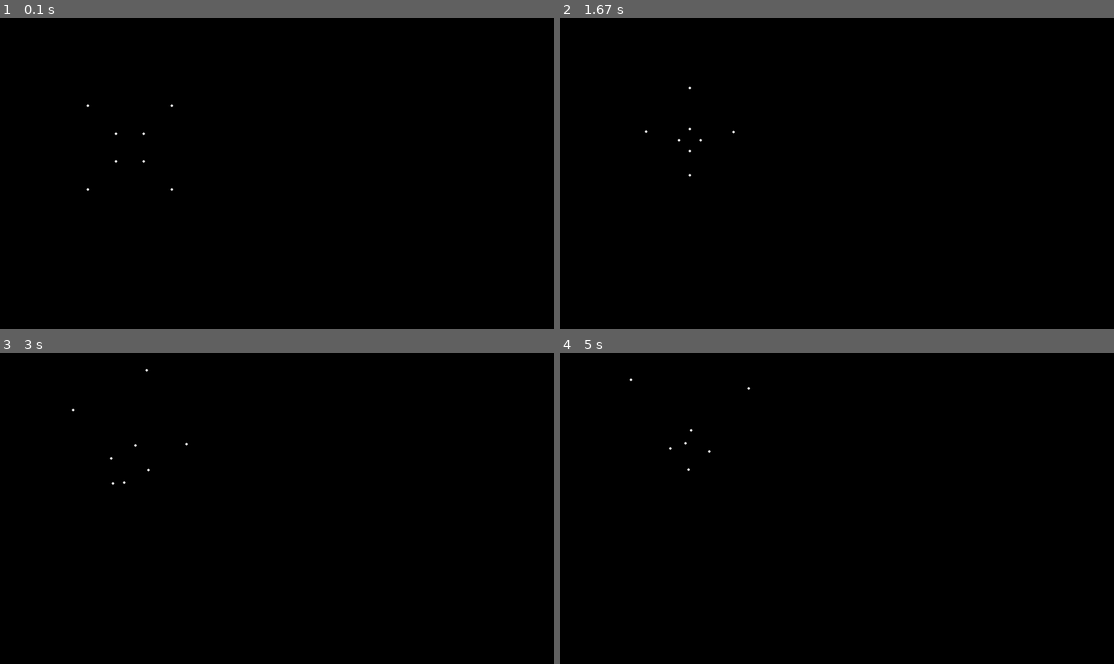
Above: before the commit, frames 1-4 (two rows, left to right).
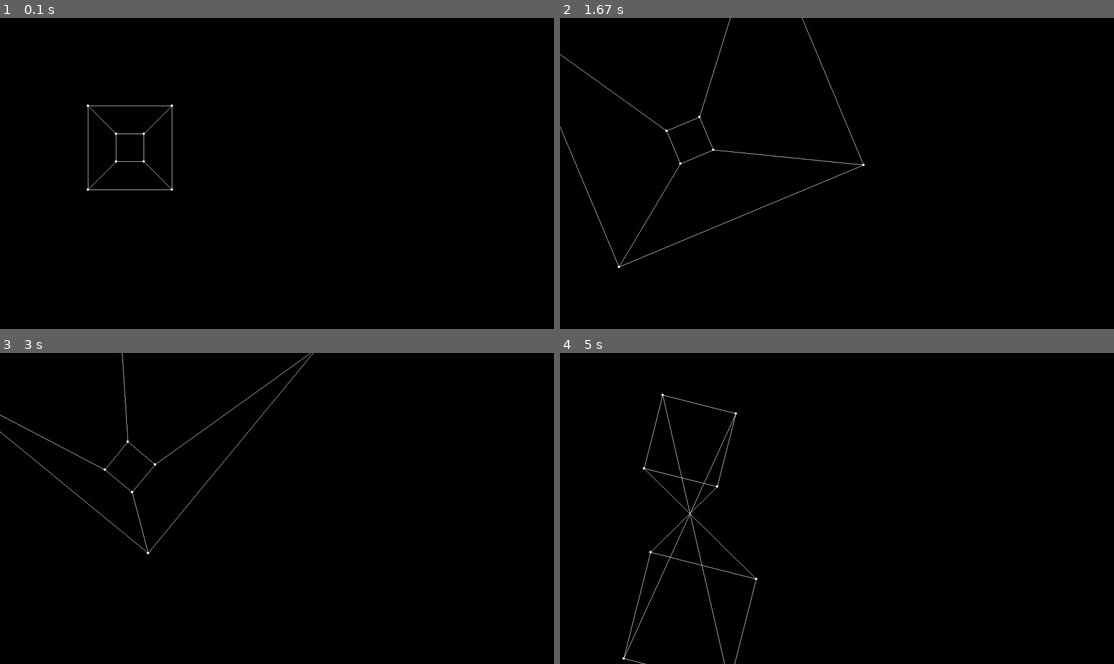
Above: after the commit, the same moments.

Repository: LQR471814/Perspective-3D-Rendering
Game: pygame game, started from 3dPygame.py
Same seed, same stepped clock (60 frames per second), same inputs: the game is played once before the commit and once after it.
Inputs:
- Up to frame 1 (0.1 s): no input
- Up to frame 2 (1.67 s): tap = at 0.33, 0.82 s; hold Right 0.67-1.13 s; tap Space at 0.73, 1.03, 1.23, 1.57 s; hold Up 1.17-1.47 s; tap - at 1.32 s; hold Right from 1.5 s (still down)
- Up to frame 3 (3 s): tap Space at 1.87, 2.07, 2.37, 2.63, 2.97 s; release Right at 1.97 s; hold Left 2-2.53 s; tap = at 2.15 s; hold Down 2.57-2.87 s; tap - at 2.72 s; hold Left from 2.9 s (still down)
- Up to frame 4 (5 s): tap Space at 3.27, 3.4, 3.8, 4.1, 4.47, 4.87 s; release Left at 3.3 s; hold Up 3.33-3.7 s; tap = at 3.48, 4.95 s; hold Right 3.73-4.37 s; tap - at 3.88 s; hold Down 4.4-4.77 s; hold Left from 4.8 s (still down)

The runs differ from the first frame. In frame 1, 0.3% of the frame differs, in the area x 15-32%, y 28-56%; in frame 2, 0.7%; in frame 3, 0.6%; in frame 4, 0.8%, in the area x 11-36%, y 8-100%.

Commit message:
Updated 3dPygame.py
- Added way to modify Rho in spherical coordinates.
- Rotation now works with wireframe and edges.

Diff:
--- a/3dPygame.py
+++ b/3dPygame.py
@@ -23,6 +23,7 @@
 
 class block:
     def __init__(self, coordinate, rotation):
+        self.rotationIncrementRho = 0
         self.rotationIncrement = 0.01
         self.rotationIncrementTheta = 0
         self.rotationIncrementPhi = 0
@@ -84,7 +85,11 @@
     global c1
 
     screen.fill((0, 0, 0))
-    # print("-----------------------------------------")
+
+    RotatedVerts = []
+
+    for vert in b1.getVerts():
+        RotatedVerts.append(Rotate3D(vert, block))
 
     for vert in b1.getVerts():
         finCoords = []
@@ -92,24 +97,22 @@
         finCoords.append(int(round((vert[0] / (c1.getCoord()[2] - vert[2]) * blocksize) + ((c1.getCoord()[0] - vert[0]) / (c1.getCoord()[2] - vert[2]) * increment), 1)))
         finCoords.append(int(round((vert[1] / (c1.getCoord()[2] - vert[2]) * blocksize) + ((c1.getCoord()[1] - vert[1]) / (c1.getCoord()[2] - vert[2]) * increment), 1)))
         finCoords = transformCoords(finCoords)
-        # print(Rotate3D(vert, block))
         pygame.draw.circle(screen, (255, 255, 255), RotateCoords(finCoords, block), 3)
-        # pygame.draw.circle(screen, (255, 255, 255), finCoords, 3)
 
     for edge in b1.getEdges():
         coords1 = []
         coords2 = []
 
-        coords1.append(int(round((b1.getVerts()[edge[0]][0] / (c1.getCoord()[2] - b1.getVerts()[edge[0]][2])) * blocksize + ((c1.getCoord()[0] - b1.getVerts()[edge[0]][0]) / (c1.getCoord()[2] - b1.getVerts()[edge[0]][2]) * increment), 1)))
-        coords1.append(int(round((b1.getVerts()[edge[0]][1] / (c1.getCoord()[2] - b1.getVerts()[edge[0]][2])) * blocksize + ((c1.getCoord()[1] - b1.getVerts()[edge[0]][1]) / (c1.getCoord()[2] - b1.getVerts()[edge[0]][2]) * increment), 1)))
-
-        coords2.append(int(round((b1.getVerts()[edge[1]][0] / (c1.getCoord()[2] - b1.getVerts()[edge[1]][2])) * blocksize + ((c1.getCoord()[0] - b1.getVerts()[edge[1]][0]) / (c1.getCoord()[2] - b1.getVerts()[edge[1]][2]) * increment), 1)))
-        coords2.append(int(round((b1.getVerts()[edge[1]][1] / (c1.getCoord()[2] - b1.getVerts()[edge[1]][2])) * blocksize + ((c1.getCoord()[1] - b1.getVerts()[edge[1]][1]) / (c1.getCoord()[2] - b1.getVerts()[edge[1]][2]) * increment), 1)))
+        coords1.append(int(round((RotatedVerts[edge[0]][0] / (c1.getCoord()[2] - RotatedVerts[edge[0]][2])) * blocksize + ((c1.getCoord()[0] - RotatedVerts[edge[0]][0]) / (c1.getCoord()[2] - RotatedVerts[edge[0]][2]) * increment), 1)))
+        coords1.append(int(round((RotatedVerts[edge[0]][1] / (c1.getCoord()[2] - RotatedVerts[edge[0]][2])) * blocksize + ((c1.getCoord()[1] - RotatedVerts[edge[0]][1]) / (c1.getCoord()[2] - RotatedVerts[edge[0]][2]) * increment), 1)))
+
+        coords2.append(int(round((RotatedVerts[edge[1]][0] / (c1.getCoord()[2] - RotatedVerts[edge[1]][2])) * blocksize + ((c1.getCoord()[0] - RotatedVerts[edge[1]][0]) / (c1.getCoord()[2] - RotatedVerts[edge[1]][2]) * increment), 1)))
+        coords2.append(int(round((RotatedVerts[edge[1]][1] / (c1.getCoord()[2] - RotatedVerts[edge[1]][2])) * blocksize + ((c1.getCoord()[1] - RotatedVerts[edge[1]][1]) / (c1.getCoord()[2] - RotatedVerts[edge[1]][2]) * increment), 1)))
         coords1 = transformCoords(coords1)
         coords2 = transformCoords(coords2)
 
         b1.reset()
-        # pygame.draw.line(screen, (255, 255, 255), coords1, coords2)
+        pygame.draw.line(screen, (255, 255, 255), RotateCoords(coords1, block), RotateCoords(coords2, block))
     time.sleep(0.005)
 
 def RotateCoords(coordinates, block):
@@ -133,6 +136,7 @@
     sphericalCoordinates[1] = math.atan2(returnCoordinates[1], returnCoordinates[0])
     sphericalCoordinates[2] = math.acos(returnCoordinates[2] / ( math.sqrt(returnCoordinates[0] ** 2 + returnCoordinates[1] ** 2 + returnCoordinates[2] ** 2)))
 
+    sphericalCoordinates[0] += block.rotationIncrementRho
     sphericalCoordinates[1] += block.rotationIncrementTheta
     sphericalCoordinates[2] += block.rotationIncrementPhi
 
@@ -155,6 +159,8 @@
 [RIGHT] = Rotate clockwise around center of object
 [UP] = Some weird ping pong thing
 [DOWN] = Some weird ping pong thing
+[=] =  Modify Rho Positively (Zoom in)
+[-] = Modify Rho Negatively (Zoom out)
 """
 
 print(Controls)
@@ -179,6 +185,14 @@
         pygame.quit()
         sys.exit()
 
+    if keystate[pygame.K_EQUALS]:
+        b1.rotationIncrementRho += 0.05
+        UpdateScr(c1.getSpeedStrafe(), b1)
+
+    if keystate[pygame.K_MINUS]:
+        b1.rotationIncrementRho += -0.05
+        UpdateScr(c1.getSpeedStrafe(), b1)
+
     if keystate[pygame.K_w]:
         c1.setCoord([c1.getCoord()[0], c1.getCoord()[1], c1.getCoord()[2] - c1.getSpeedStraight()])
         UpdateScr(c1.getSpeedStrafe(), b1)
